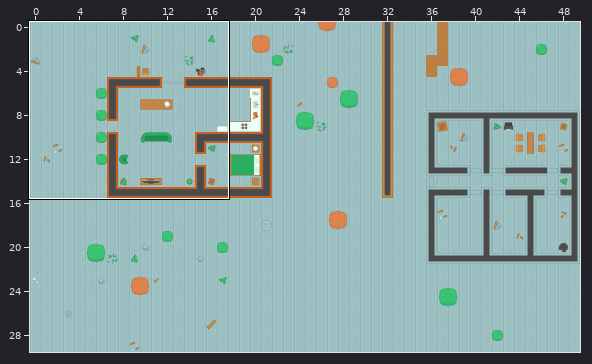
An edit to a level. Tiled map, maps/level1.tmx. Above, an overview of the earlier version with the close-up marked.
Close-up. Before:
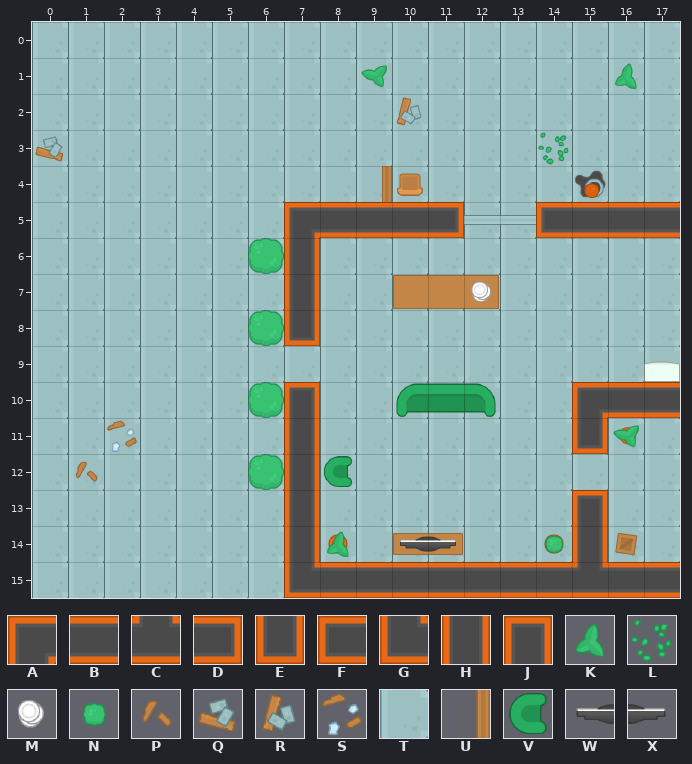
Cells are 64x64 px. Shown: x 0..17, y 0..15. The commit also changed other parts of the map, which this record leaves out.
Key: from "spritesheet_tiles": A 108, B 110, C 112, D 113, E 114, F 114 turned 90, G 135, H 137, J 140, K 209 turned 90, L 212, M 214, N 234, P 265, Q 291, R 291 turned 90, S 292 turned 90, T 300, U 443, V 449 turned 90, W 531, X 532.
_ is an empty cell, # one hidden under a higher layer.
Layers that did not change in this view are not listed.
Layer "ground" before, first column x 0:
 0 TTTTTTTTTTTTTTTTTT
 1 TTTTTTTTTTTTTTTTTT
 2 TTTTTTTTTTTTTTTTTT
 3 TTTTTTTTTTTTTTTTTT
 4 TTTTTTTTTTTTTTTTTT
 5 TTTTTTT#####TT####
 6 TTTTTTT#TTTTTTTTTT
 7 TTTTTTT#TTTTTTTTTT
 8 TTTTTTT#TTTTTTTTTT
 9 TTTTTTTTTTTTTTTTTT
10 TTTTTTT#TTTTTTT###
11 TTTTTTT#TTTTTTT#TT
12 TTTTTTT#TTTTTTTTTT
13 TTTTTTT#TTTTTTT#TT
14 TTTTTTT#TTTTTTT#TT
15 TTTTTTT###########
Layer "walls" before, first column x 0:
 0 __________________
 1 __________________
 2 __________________
 3 __________________
 4 _________U________
 5 _______ABBBD__FBBB
 6 _______H__________
 7 _______H__________
 8 _______E__________
 9 __________________
10 _______J_______ABB
11 _______H_______E__
12 _______H__________
13 _______H_______J__
14 _______H_______H__
15 _______GBBBBBBBCBB
Layer "decorations" before, first column x 0:
 0 __________________
 1 __________________
 2 __________R_______
 3 Q_____________L___
 4 __________________
 5 __________________
 6 __________________
 7 ____________M_____
 8 __________________
 9 __________________
10 __________________
11 __S_______________
12 _P______V_________
13 __________________
14 ________K_WX__N___
15 __________________
The result:
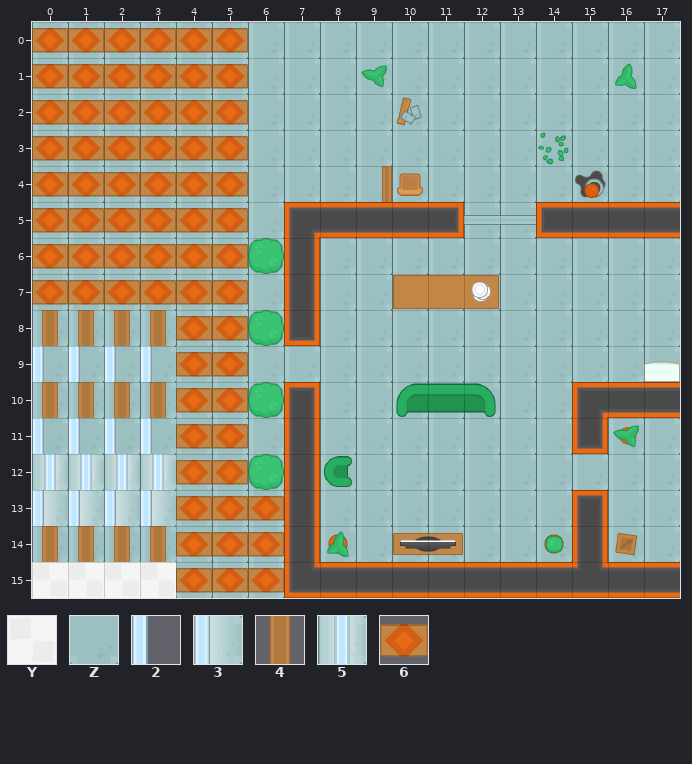
Further tiles: from "spritesheet_tiles": Y 11, Z 326, 2 432, 3 436, 4 440, 5 488, 6 510.
See-through tiles are keyed as they look on the map.
Diff:
Changed rows in their new state; . is an unchanged cell.
Layer "ground":
first column x 4:
 9 #
10 #
11 #
Layer "walls":
first column x 4:
 9 Z
10 Z
11 Z
12 Z
13 Z
14 Z
15 Z
Layer "decorations":
first column x 0:
 0 666666.
 1 666666.
 2 666666.
 3 666666.
 4 666666.
 5 666666.
 6 666666.
 7 666666.
 8 444466.
 9 222266.
10 444466.
11 222266.
12 555566.
13 3333666
14 4444666
15 YYYY666
Boxes around the changes in both close-ups, in picture pixels (x1, y1, x2, y2):
changed: (32, 28, 284, 598)
